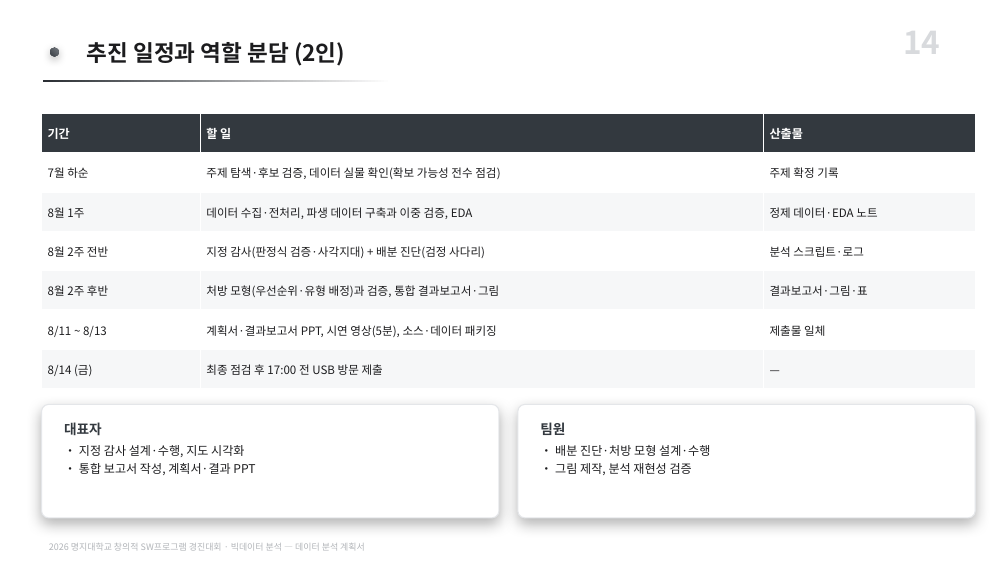
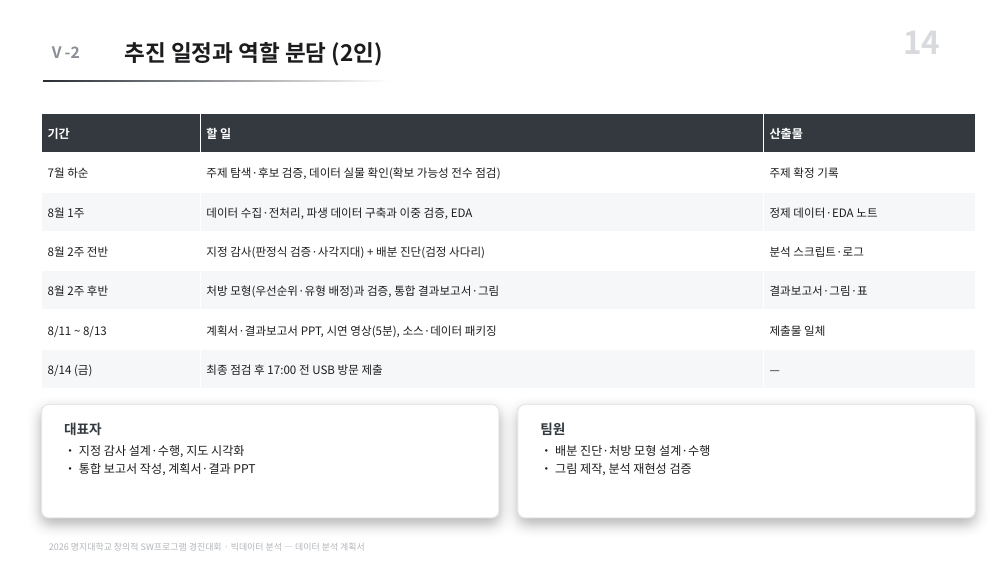
Before and after one commit to karvvan/maternity-care-policy-audit, a slide deck: slide 14 of 04_제출물/데이터분석_계획서.pptx. Drawn at 1008x567 pixels with LibreOffice and Linux fonts; fonts in the diff are those of the drawing. Boxes give left, top, right and bottom in pixels: in the first picture for what was removed or moved away, otherwise in the second. Text is boxed around its words. In the diff, an @@ line names an element or a change of style, - is before the commit and + after.

```diff
--- a/04_제출물/데이터분석_계획서.pptx
+++ b/04_제출물/데이터분석_계획서.pptx
@@ text "추진 일정과 역할 분담 (2인)" moved from (x1=87, y1=42, x2=345, y2=66) to (x1=125, y1=42, x2=383, y2=66) @@
@@ text added at (x1=49, y1=46, x2=80, y2=58), 15 pt, text #8A8F95, bold @@
+Ⅴ-2
@@ rounded rectangle removed at (x1=50, y1=48, x2=58, y2=56) @@
```
Also in this commit, not shown: 11 other slides changed, 5 other files.
